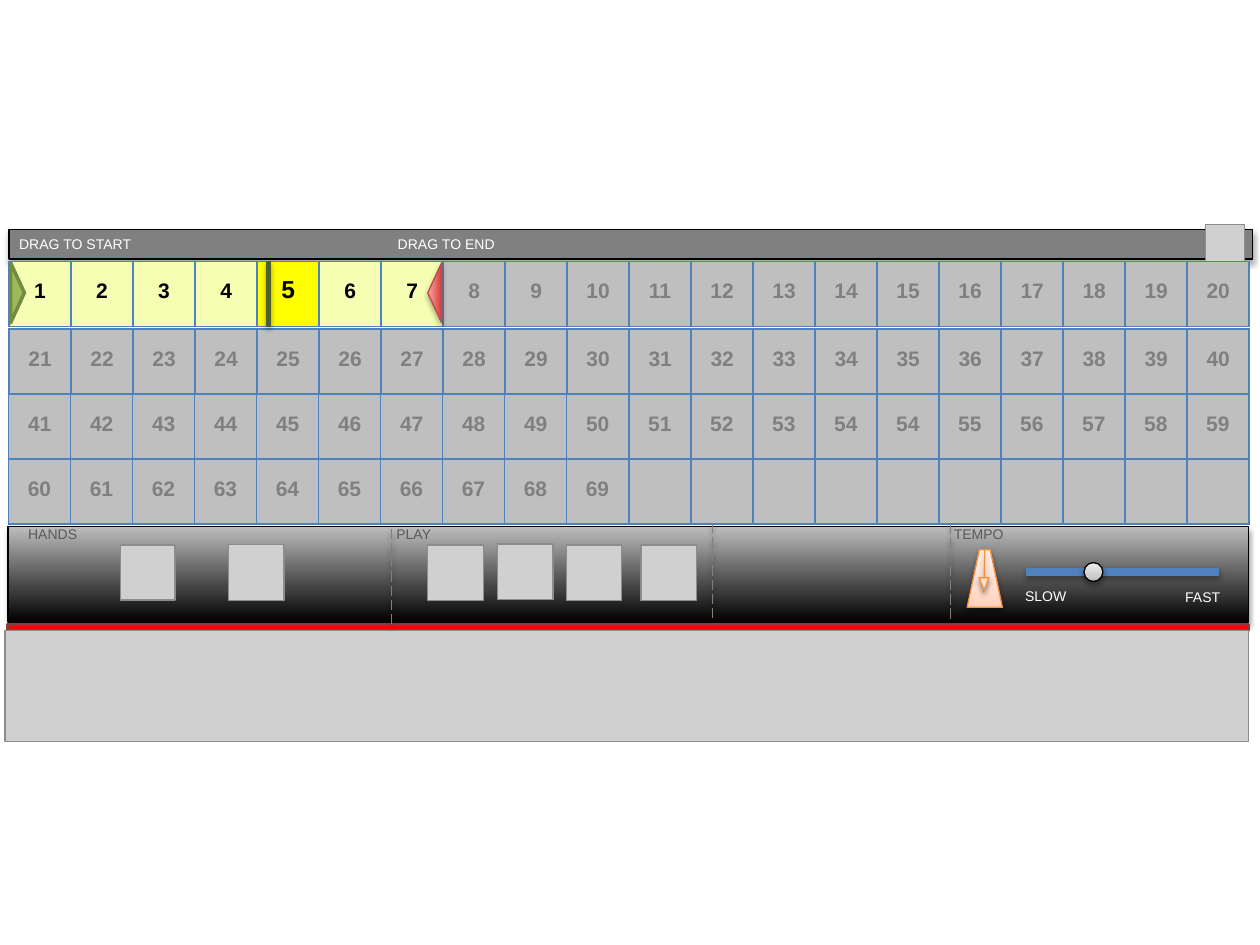
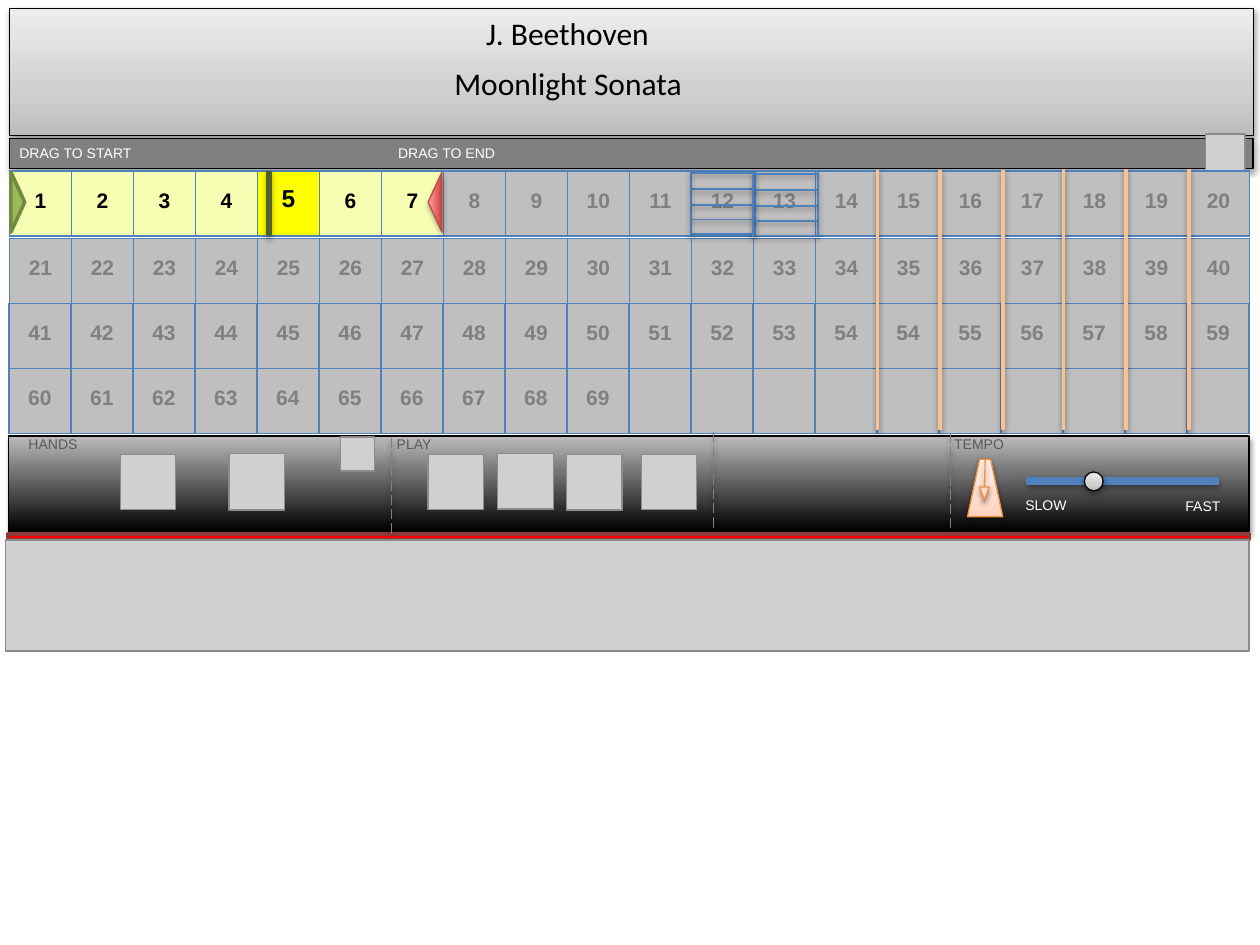
Before and after one commit to etayki/heyDude, a slide deck: slide 1 of GraphicDesign.pptx. Drawn at 1260x945 pixels with LibreOffice and Linux fonts; fonts in the diff are those of the drawing; grey boxes stand for pictures. Boxes give left, top, right and bottom in pixels: in the first picture for what was removed or moved away, otherwise in the second. Text is boxed around its words. In the diff, an @@ line names an element or a change of style, - is before the commit and + after.

```diff
--- a/GraphicDesign.pptx
+++ b/GraphicDesign.pptx
@@ rectangle added at [10,9,1254,136], fill gradient #BDBDBD to #D1D1D1 to #EEEEEE, outline #000000 0.75 pt @@
@@ text added at [486,23,649,46], 18 pt, text #000000 @@
+J. Beethoven
@@ text added at [454,73,682,101], 18 pt, text #000000 @@
+Moonlight Sonata
@@ group added at [690,171,756,236]: 7 lines @@
@@ group added at [753,173,818,237]: 7 lines @@
@@ line added from (878, 170) to (878, 431), #FAC090 2 pt @@
@@ line added from (940, 170) to (940, 430), #FAC090 2 pt @@
@@ line added from (1003, 170) to (1003, 431), #FAC090 2 pt @@
@@ line added from (1063, 169) to (1063, 430), #FAC090 2 pt @@
@@ line added from (1126, 169) to (1126, 430), #FAC090 2 pt @@
@@ line added from (1188, 169) to (1188, 430), #FAC090 2 pt @@
@@ picture added at [340,437,374,471] @@
@@ 8 pictures, 7 texts, 6 lines, 4 tables, 3 rectangles, 3 triangles, 1 ellipse, 1 trapezoid: place and size @@
-8 pictures, 7 texts, 6 lines, 4 tables, 3 rectangles, 3 triangles, 1 ellipse, 1 trapezoid at [5,224,1252,742]
+8 pictures, 7 texts, 6 lines, 4 tables, 3 rectangles, 3 triangles, 1 ellipse, 1 trapezoid at [5,134,1252,651]
```
Also in this commit, not shown: 11 other files.
